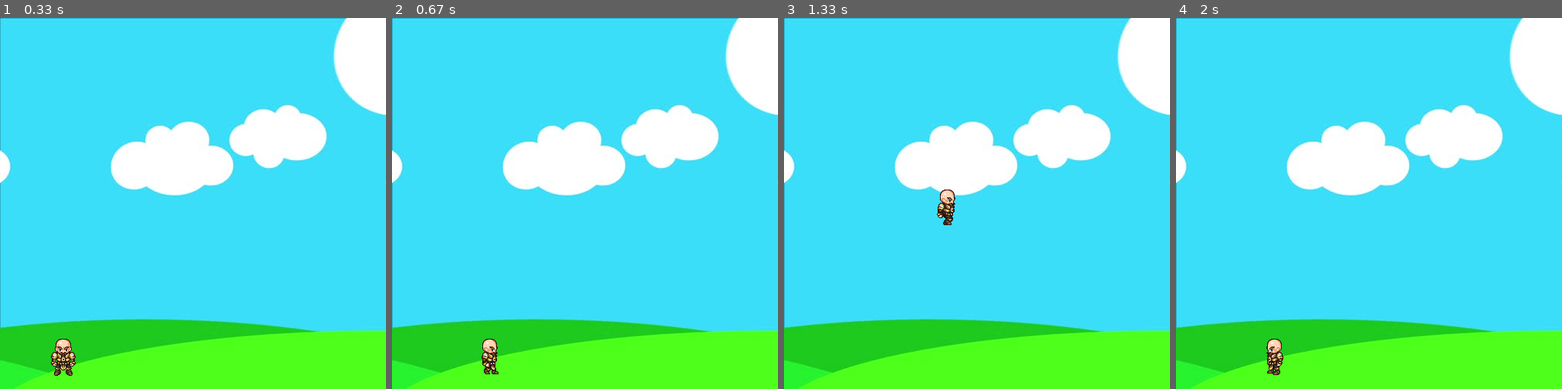
Above: before the commit, frames 1-4 (left to right).
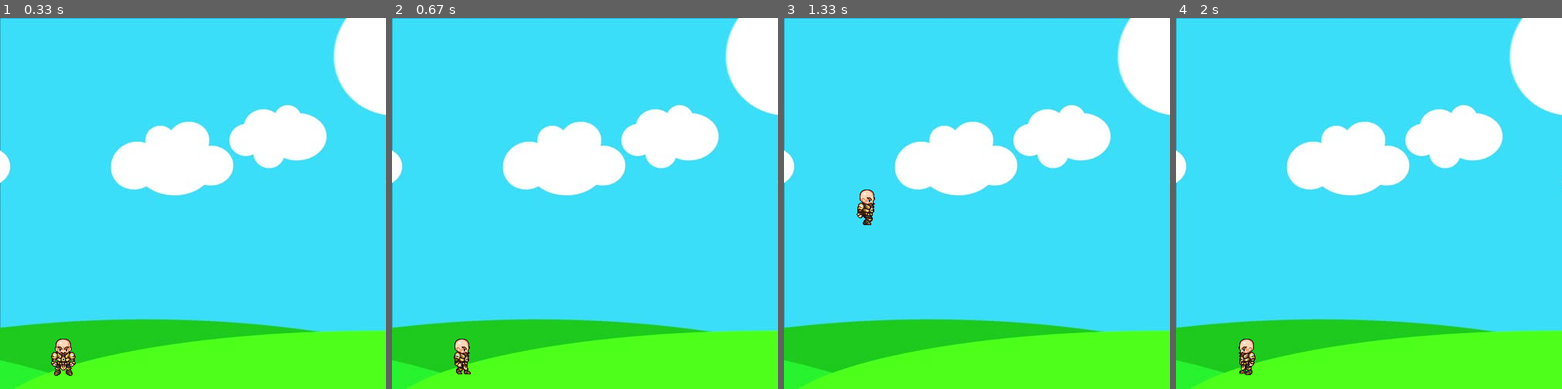
Above: after the commit, the same moments.

Repository: Archanciel/PyArtiLife
Game: pygame game, started from explore_pygame_animation.py
Two runs of this game, one before a commit and one after it. Both use one fixed random seed, a clock stepped at 60 frames per second and the inputs below.
Inputs:
- Up to frame 1 (0.33 s): no input
- Up to frame 2 (0.67 s): hold Right from 0.33 s (still down)
- Up to frame 3 (1.33 s): release Right at 0.8 s; hold Right 0.83-1.3 s; tap Space at 0.9, 1.2 s
- Up to frame 4 (2 s): hold Left 1.33-1.87 s; tap Space at 1.4, 1.7, 1.97 s; hold Left from 1.9 s (still down)

Frame 1 is identical in both runs. In frame 2, 0.7% of the frame differs, in the area x 16-28%, y 86-97%; in frame 3, 0.7%; in frame 4, 0.7%.

Commit message:
fix walk speed to make it realistic

Diff:
--- a/explore_pygame_animation.py
+++ b/explore_pygame_animation.py
@@ -1,4 +1,6 @@
 import pygame
+
+WALK_SPEED_MULTIPLIER = 1
 pygame.init()
 
 win = pygame.display.set_mode((500,480))
@@ -16,7 +18,7 @@
 y = 400
 width = 64
 height = 64
-vel = 5
+vel = 1 * WALK_SPEED_MULTIPLIER
 isJump = False
 jumpCount = 10
 left = False
@@ -46,7 +48,7 @@
 #mainloop
 run = True
 while run:
-    clock.tick(27)
+    clock.tick(27 * WALK_SPEED_MULTIPLIER)
 
     for event in pygame.event.get():
         if event.type == pygame.QUIT:
